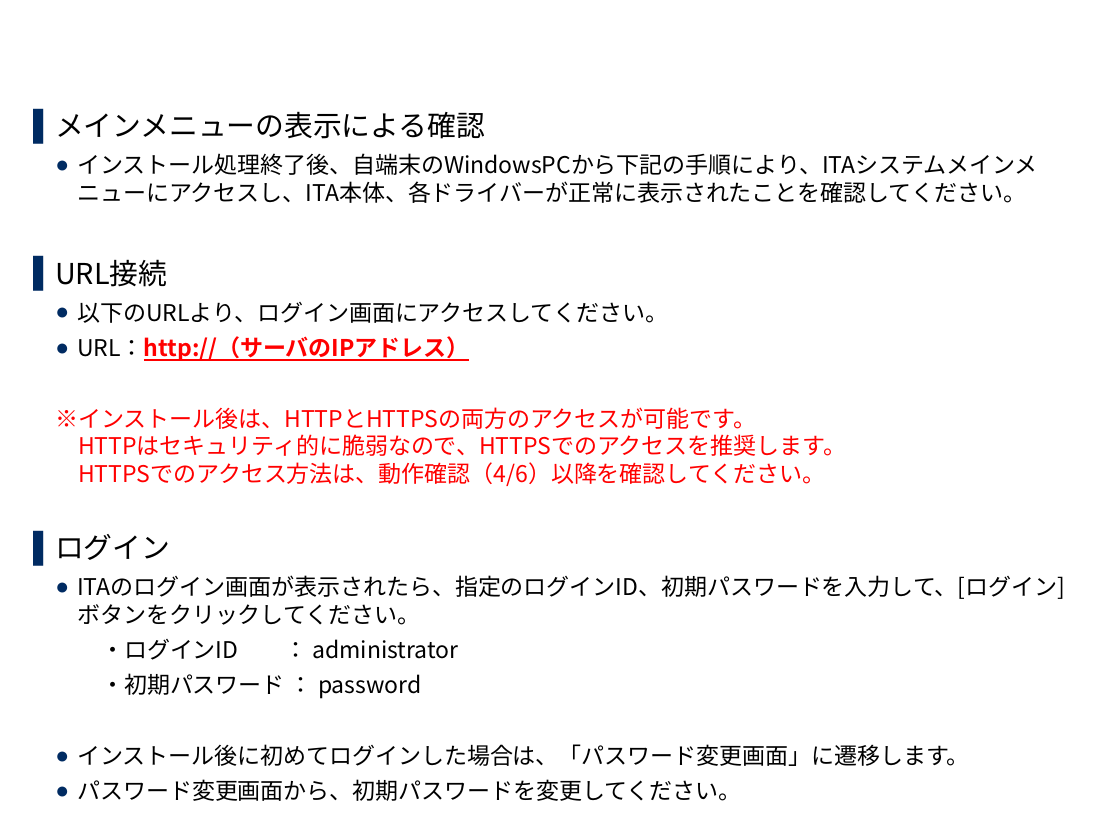
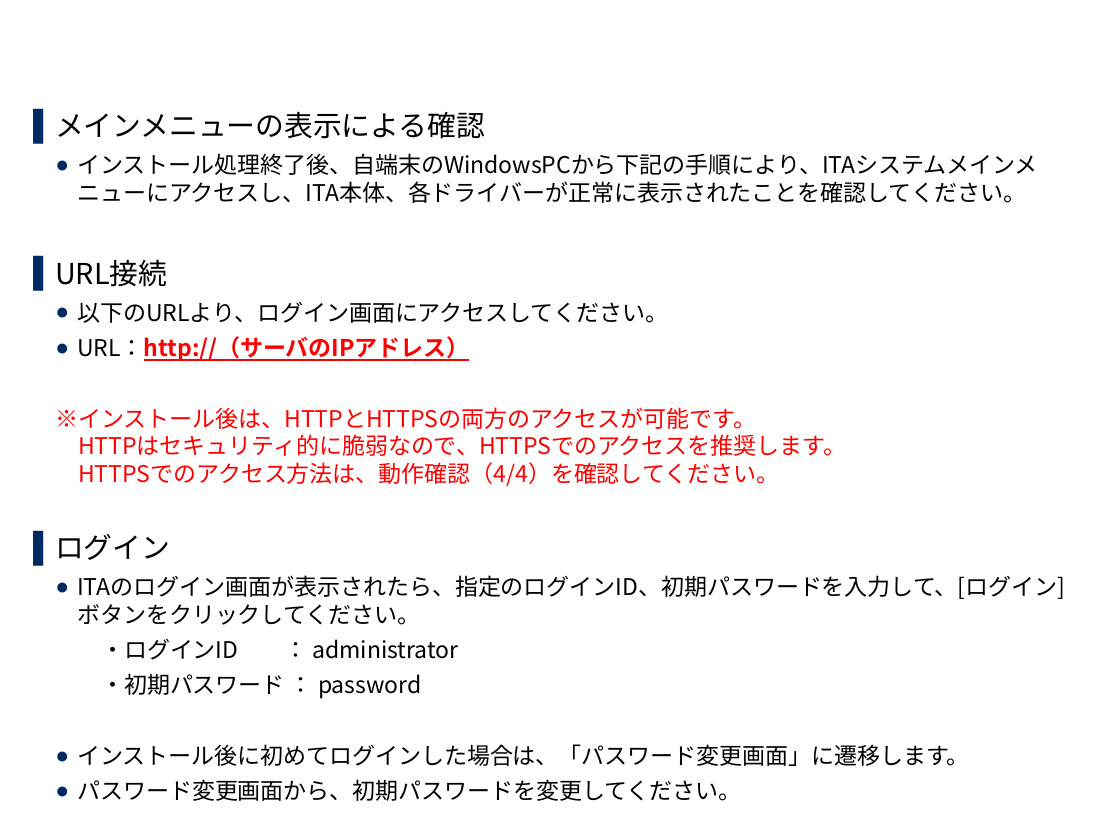
Before and after one commit to exastro-suite/it-automation-docs, a slide deck: slide 24 of asset/Learn_ja/ITA-online-install_ja.pptx. Drawn at 1120x840 pixels with LibreOffice and Linux fonts; fonts in the diff are those of the drawing; background and template pictures are left out. Boxes give left, top, right and bottom in pixels: in the first picture for what was removed or moved away, otherwise in the second. Text is boxed around its words. In the diff, an @@ line names an element or a change of style, - is before the commit and + after.

```diff
--- a/asset/Learn_ja/ITA-online-install_ja.pptx
+++ b/asset/Learn_ja/ITA-online-install_ja.pptx
@@ text at [55, 407, 846, 486]: text changed @@
-  ※インストール後は、HTTPとHTTPSの両方のアクセスが可能です。
-  HTTPはセキュリティ的に脆弱なので、HTTPSでのアクセスを推奨します。
-  HTTPSでのアクセス方法は、動作確認（4/6）以降を確認してください。
+  ※インストール後は、HTTPとHTTPSの両方のアクセスが可能です。
+  HTTPはセキュリティ的に脆弱なので、HTTPSでのアクセスを推奨します。
+  HTTPSでのアクセス方法は、動作確認（4/4）を確認してください。
```
Also in this commit, not shown: 3 other files.
